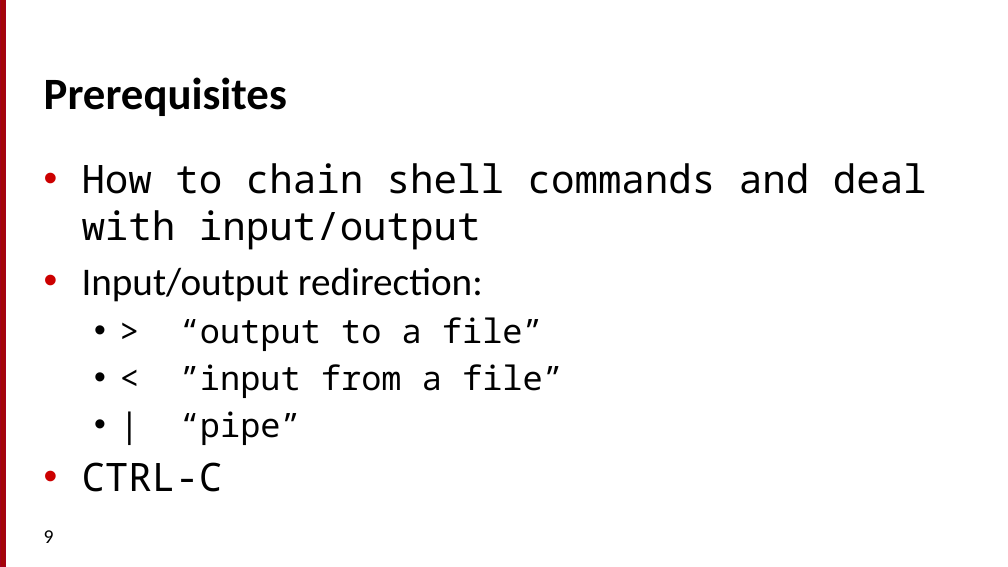
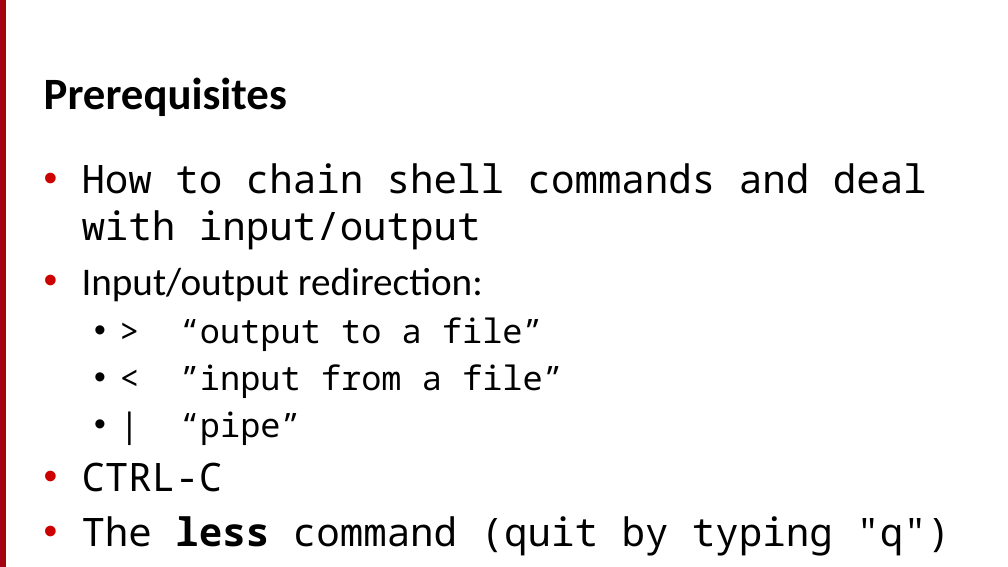
Before and after one commit to cs124/labs, a slide deck: slide 9 of GW1_UnixForPoets.pptx. Drawn at 1008x567 pixels with LibreOffice and Linux fonts; fonts in the diff are those of the drawing. Boxes give left, top, right and bottom in pixels: in the first picture for what was removed or moved away, otherwise in the second. Text is boxed around its words. In the diff, an @@ line names an element or a change of style, - is before the commit and + after.

```diff
--- a/GW1_UnixForPoets.pptx
+++ b/GW1_UnixForPoets.pptx
@@ page number removed at bbox=[44, 530, 54, 543] @@
-9
@@ text at bbox=[82, 516, 950, 556]: paragraph added @@
+• The less command (quit by typing "q")
```
Also in this commit, not shown: 4 other slides changed, 1 slide added, 1 other file.
